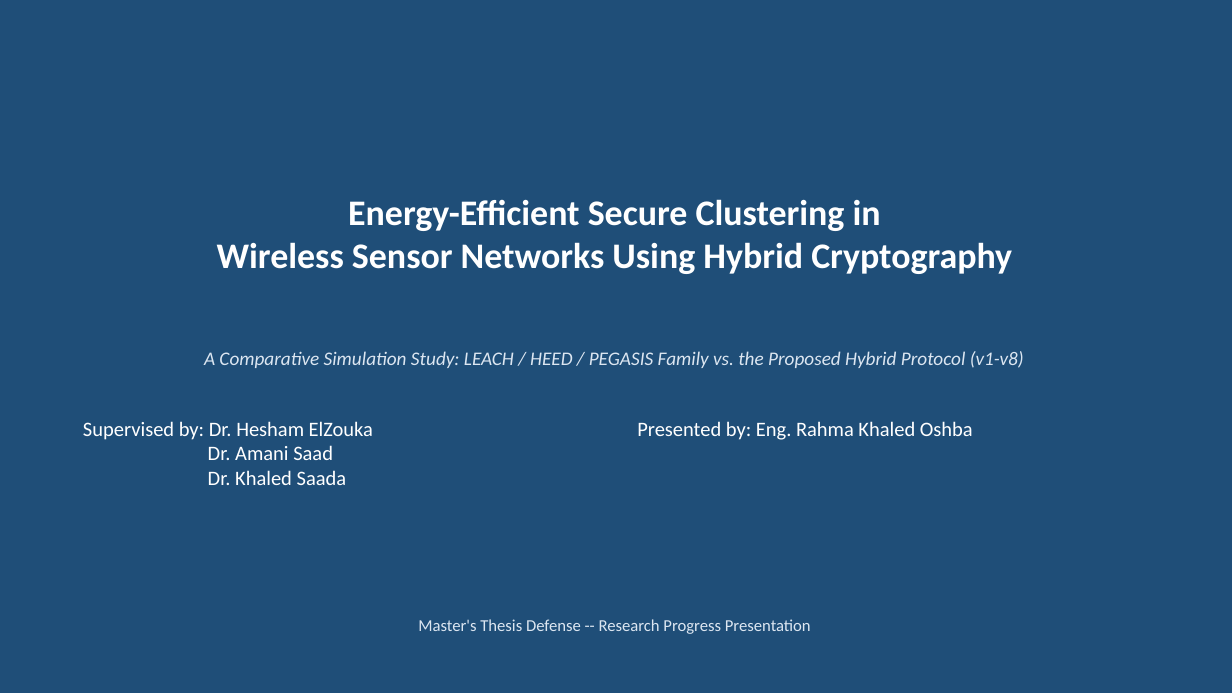
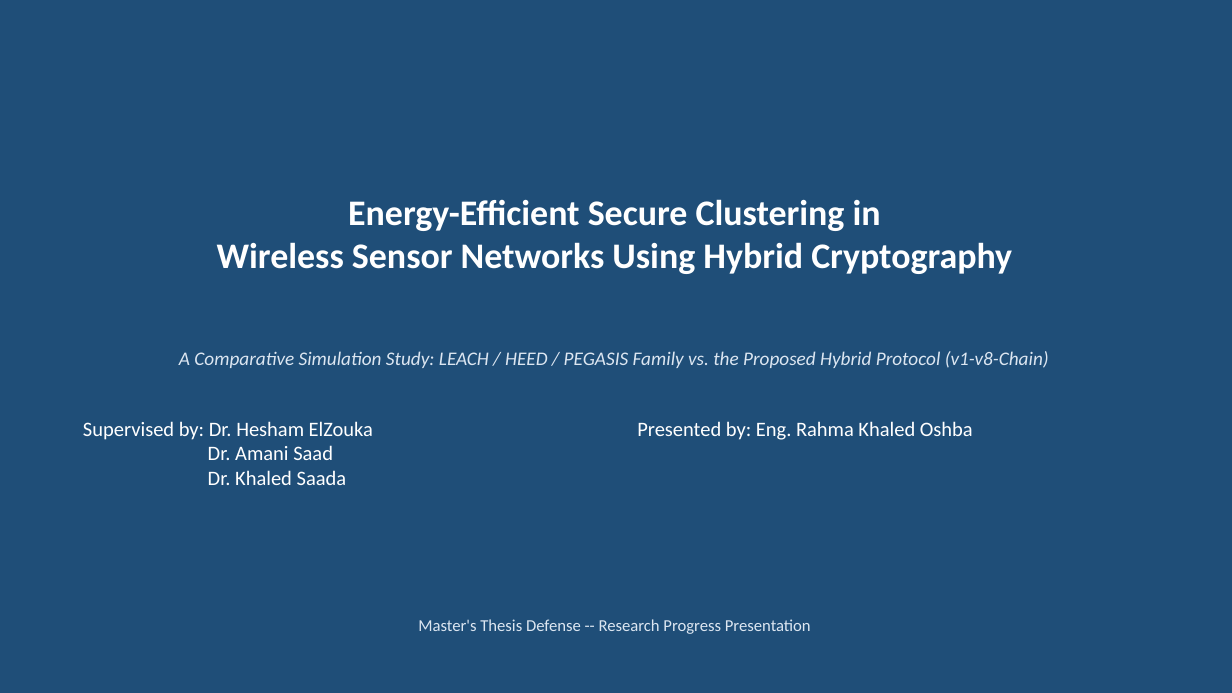
Before and after one commit to RahmaOshba/Routing-Protocols, a slide deck: slide 1 of thesis-v8/Thesis_Presentation_v8.pptx. Drawn at 1232x693 pixels with LibreOffice and Linux fonts; fonts in the diff are those of the drawing. Boxes give left, top, right and bottom in pixels: in the first picture for what was removed or moved away, otherwise in the second. Text is boxed around its words. In the diff, an @@ line names an element or a change of style, - is before the commit and + after.

```diff
--- a/thesis-v8/Thesis_Presentation_v8.pptx
+++ b/thesis-v8/Thesis_Presentation_v8.pptx
@@ text at (x1=179, y1=351, x2=1049, y2=368): text changed @@
-A Comparative Simulation Study: LEACH / HEED / PEGASIS Family vs. the Proposed Hybrid Protocol (v1-v8)
+A Comparative Simulation Study: LEACH / HEED / PEGASIS Family vs. the Proposed Hybrid Protocol (v1-v8-Chain)
```
Also in this commit, not shown: 3 other slides changed, 3 slides added, 4 other files.
